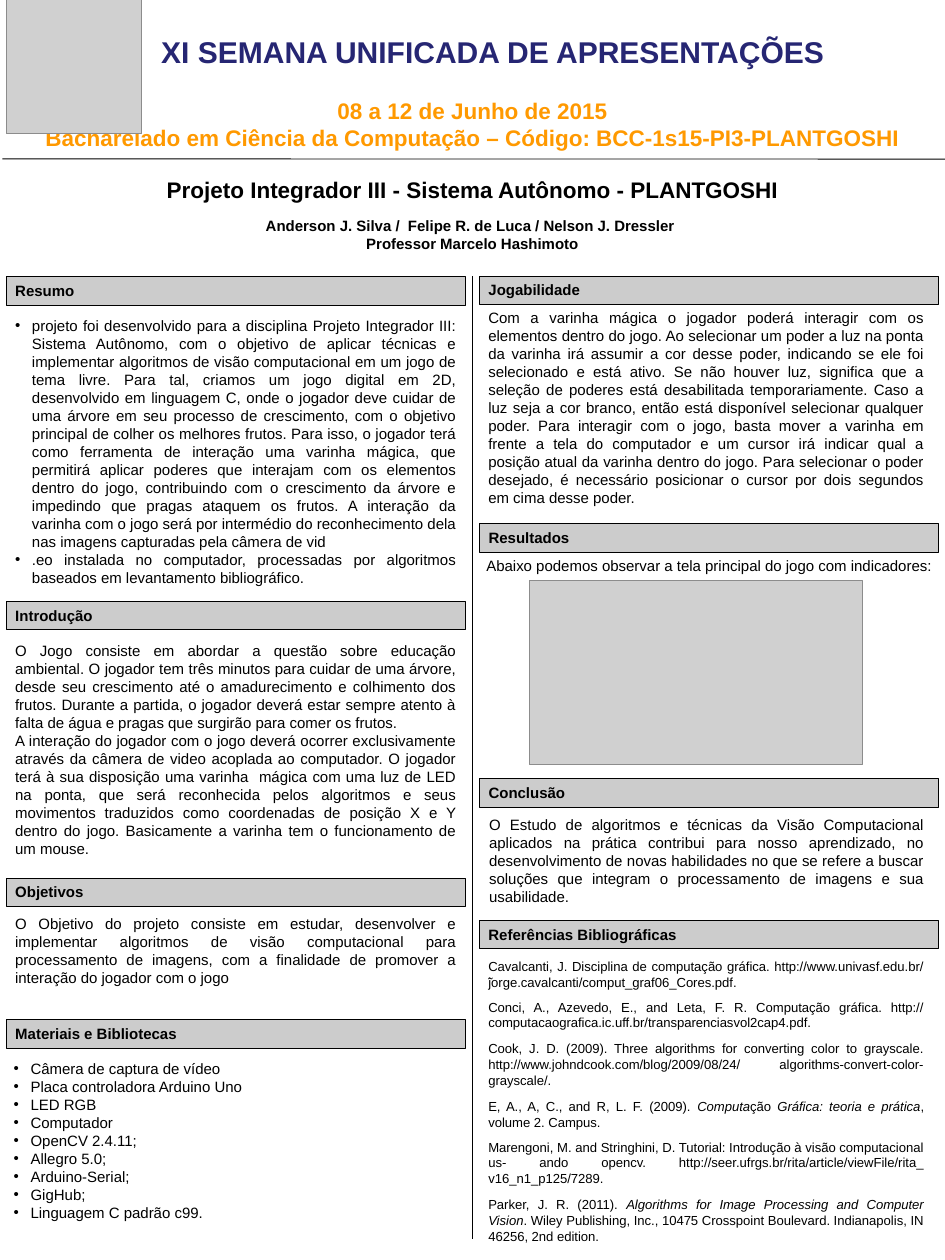
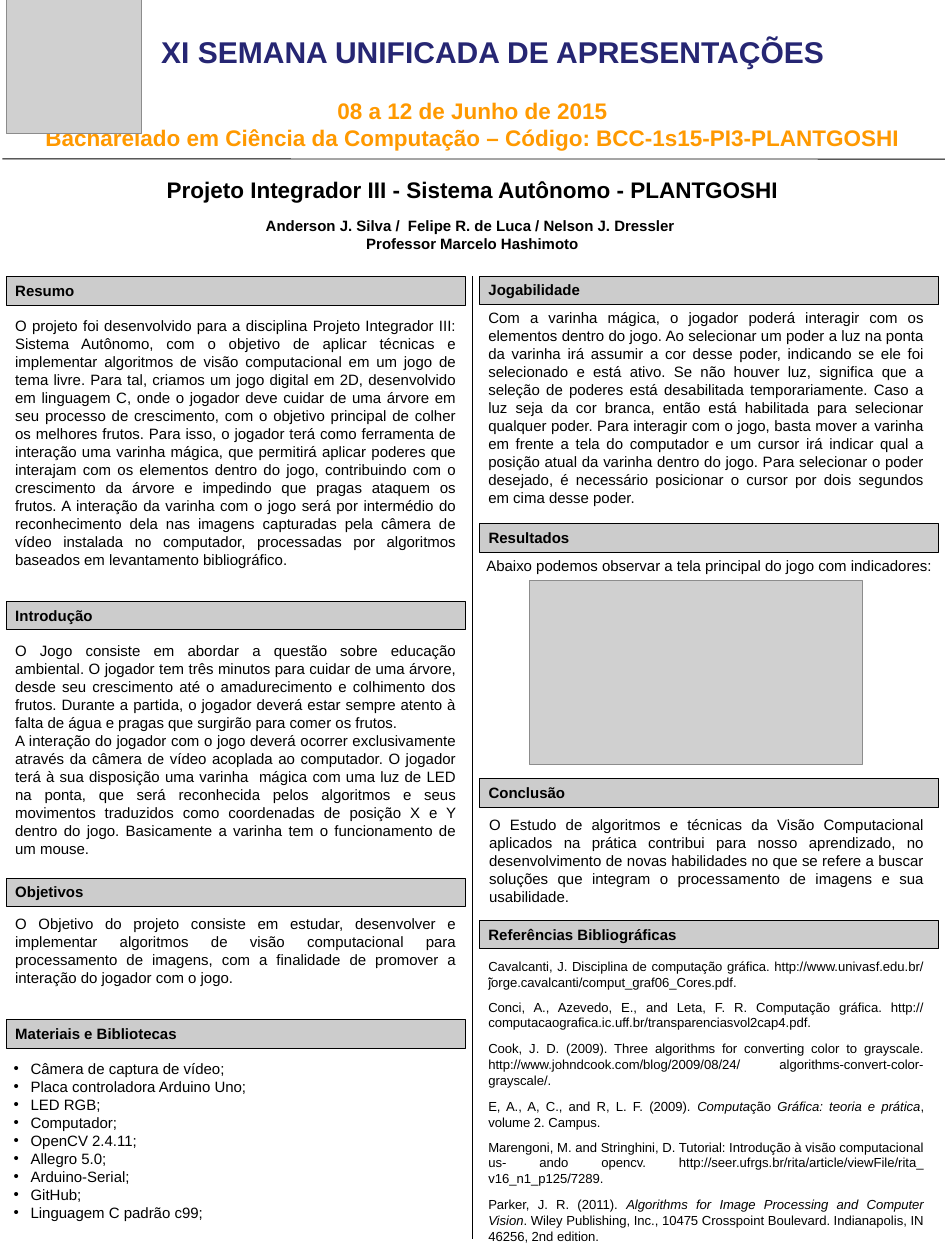
Before and after one commit to felipedeluca/BCC-1s15-PI3-PLANTGOSHI, a slide deck: slide 1 of documentacao/Poster.pptx. Drawn at 945x1260 pixels with LibreOffice and Linux fonts; fonts in the diff are those of the drawing; grey boxes stand for pictures. Boxes give left, top, right and bottom in pixels: in the first picture for what was removed or moved away, otherwise in the second. Text is boxed around its words. In the diff, an @@ line names an element or a change of style, - is before the commit and + after.

Commit message:
Atualização do pôster

```diff
--- a/documentacao/Poster.pptx
+++ b/documentacao/Poster.pptx
@@ text at <box>15,320,456,568</box>: text changed @@
-• projeto foi desenvolvido para a disciplina Projeto Integrador III: Sistema Autônomo, com o objetivo de aplicar técnicas e implementar algoritmos de visão computacional em um jogo de tema livre. Para tal, criamos um jogo digital em 2D, desenvolvido em linguagem C, onde o jogador deve cuidar de uma árvore em seu processo de crescimento, com o objetivo principal de colher os melhores frutos. Para isso, o jogador terá como ferramenta de interação uma varinha mágica, que permitirá aplicar poderes que interajam com os elementos dentro do jogo, contribuindo com o crescimento da árvore e impedindo que pragas ataquem os frutos. A interação da varinha com o jogo será por intermédio do reconhecimento dela nas imagens capturadas pela câmera de vid
-• .eo instalada no computador, processadas por algoritmos baseados em levantamento bibliográfico.
+O projeto foi desenvolvido para a disciplina Projeto Integrador III: Sistema Autônomo, com o objetivo de aplicar técnicas e implementar algoritmos de visão computacional em um jogo de tema livre. Para tal, criamos um jogo digital em 2D, desenvolvido em linguagem C, onde o jogador deve cuidar de uma árvore em seu processo de crescimento, com o objetivo principal de colher os melhores frutos. Para isso, o jogador terá como ferramenta de interação uma varinha mágica, que permitirá aplicar poderes que interajam com os elementos dentro do jogo, contribuindo com o crescimento da árvore e impedindo que pragas ataquem os frutos. A interação da varinha com o jogo será por intermédio do reconhecimento dela nas imagens capturadas pela câmera de vídeo instalada no computador, processadas por algoritmos baseados em levantamento bibliográfico.
@@ text at <box>488,312,924,506</box>: text changed @@
-Com a varinha mágica o jogador poderá interagir com os elementos dentro do jogo. Ao selecionar um poder a luz na ponta da varinha irá assumir a cor desse poder, indicando se ele foi selecionado e está ativo. Se não houver luz, significa que a seleção de poderes está desabilitada temporariamente. Caso a luz seja a cor branco, então está disponível selecionar qualquer poder. Para interagir com o jogo, basta mover a varinha em frente a tela do computador e um cursor irá indicar qual a posição atual da varinha dentro do jogo. Para selecionar o poder desejado, é necessário posicionar o cursor por dois segundos em cima desse poder.
+Com a varinha mágica, o jogador poderá interagir com os elementos dentro do jogo. Ao selecionar um poder a luz na ponta da varinha irá assumir a cor desse poder, indicando se ele foi selecionado e está ativo. Se não houver luz, significa que a seleção de poderes está desabilitada temporariamente. Caso a luz seja da cor branca, então está habilitada para selecionar qualquer poder. Para interagir com o jogo, basta mover a varinha em frente a tela do computador e um cursor irá indicar qual a posição atual da varinha dentro do jogo. Para selecionar o poder desejado, é necessário posicionar o cursor por dois segundos em cima desse poder.
@@ text at <box>15,735,456,854</box>: text changed @@
-A interação do jogador com o jogo deverá ocorrer exclusivamente através da câmera de video acoplada ao computador. O jogador terá à sua disposição uma varinha mágica com uma luz de LED na ponta, que será reconhecida pelos algoritmos e seus movimentos traduzidos como coordenadas de posição X e Y dentro do jogo. Basicamente a varinha tem o funcionamento de um mouse.
+A interação do jogador com o jogo deverá ocorrer exclusivamente através da câmera de vídeo acoplada ao computador. O jogador terá à sua disposição uma varinha mágica com uma luz de LED na ponta, que será reconhecida pelos algoritmos e seus movimentos traduzidos como coordenadas de posição X e Y dentro do jogo. Basicamente a varinha tem o funcionamento de um mouse.
@@ text at <box>15,918,456,986</box>: text changed @@
-O Objetivo do projeto consiste em estudar, desenvolver e implementar algoritmos de visão computacional para processamento de imagens, com a finalidade de promover a interação do jogador com o jogo
+O Objetivo do projeto consiste em estudar, desenvolver e implementar algoritmos de visão computacional para processamento de imagens, com a finalidade de promover a interação do jogador com o jogo.
@@ text at <box>31,1063,247,1131</box>: text changed @@
-• Câmera de captura de vídeo
-• Placa controladora Arduino Uno
-• LED RGB
-• Computador
+• Câmera de captura de vídeo;
+• Placa controladora Arduino Uno;
+• LED RGB;
+• Computador;
@@ text at <box>31,1189,203,1221</box>: text changed @@
-• GigHub;
-• Linguagem C padrão c99.
+• GitHub;
+• Linguagem C padrão c99;
```
